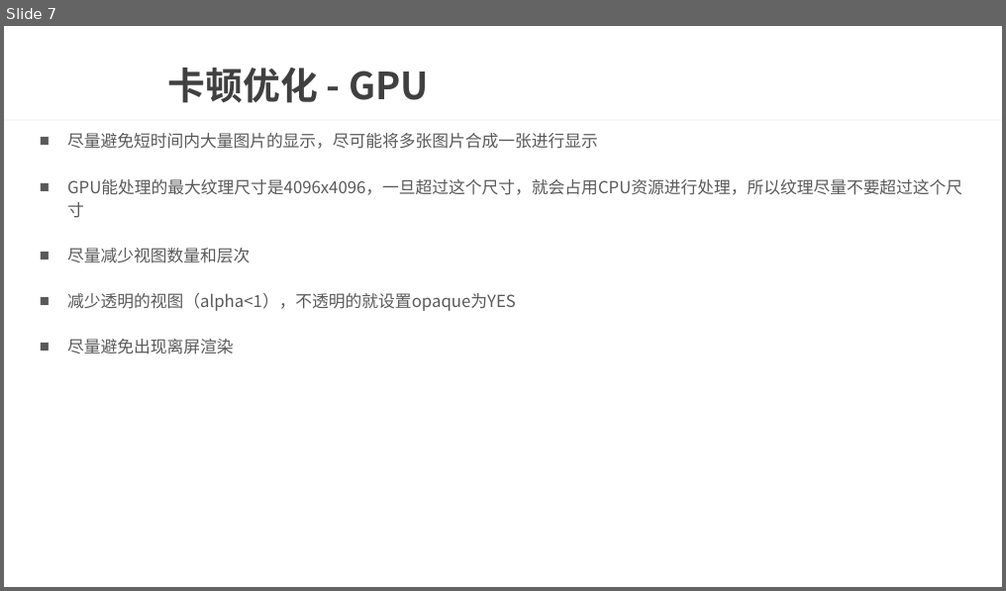
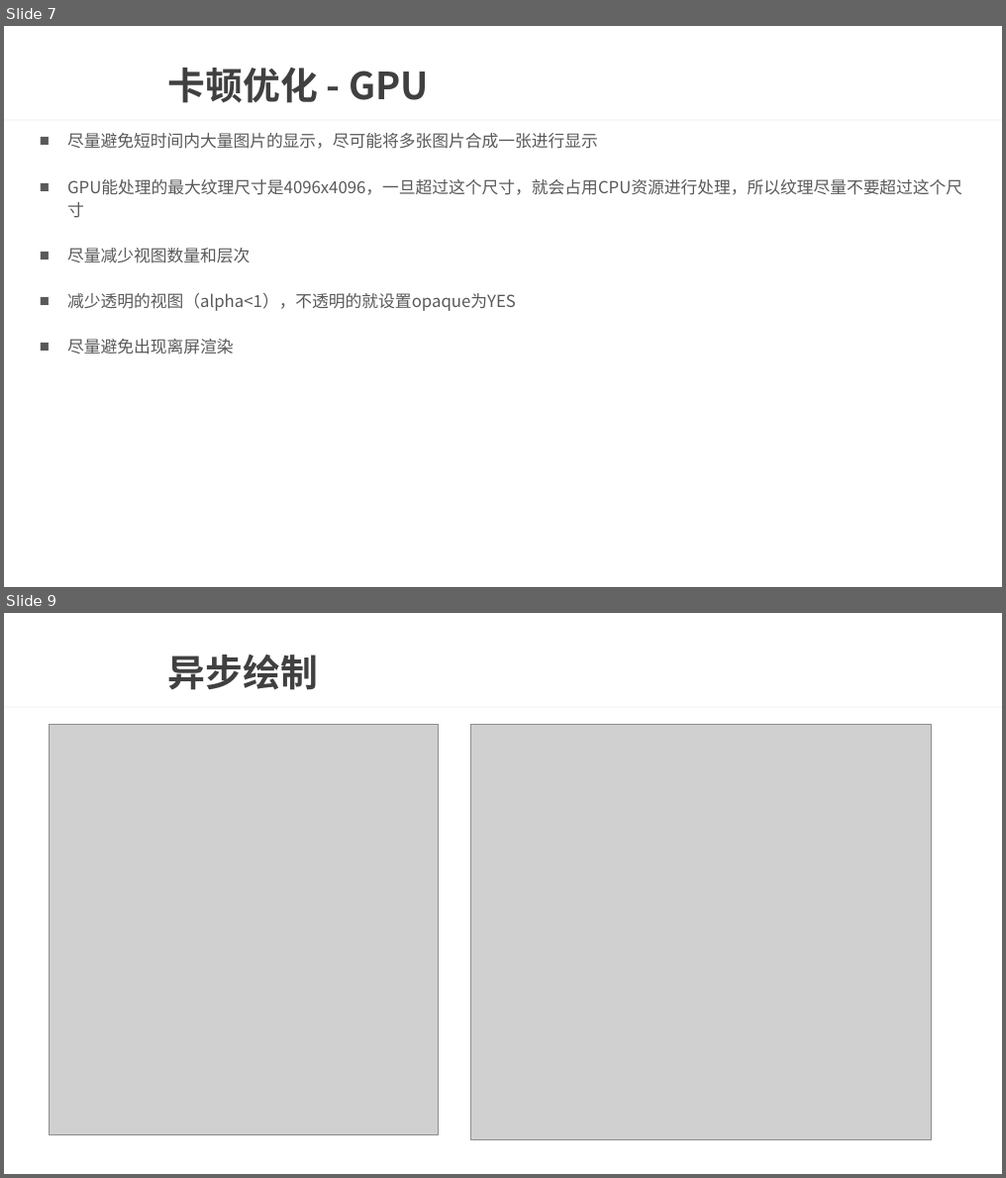
Before and after one commit to wtj900/wtj900.github.io, a slide deck: file/面试文档/06-性能优化.pptx. Shown one above the other, each under a label of ours: slide 7 before the commit, slides 7 and 9 after it; the slides between them are not shown. The pictures are 1006x591 and 1006x1178 pixels, drawn with LibreOffice and Linux fonts; fonts in the diff are those of the drawing; grey boxes stand for pictures; background and template pictures are left out. Boxes give left, top, right and bottom in pixels: in the first picture for what was removed or moved away, otherwise in the second. Text is boxed around its words. In the diff, an @@ line names an element or a change of style, - is before the commit and + after.

```diff
--- a/file/面试文档/06-性能优化.pptx
+++ b/file/面试文档/06-性能优化.pptx
@@ slide 9 added at [4, 613, 1002, 1174], background picture (left out); not listed: 1 template element that a slide beside it also shows @@
@@ title added at [168, 655, 318, 690], 36 pt, text #404040, bold @@
+异步绘制
@@ picture added at [49, 725, 438, 1135] @@
@@ picture added at [470, 725, 932, 1140] @@
```
Also in this commit, not shown: 3 slides changed, 5 other slides added.
